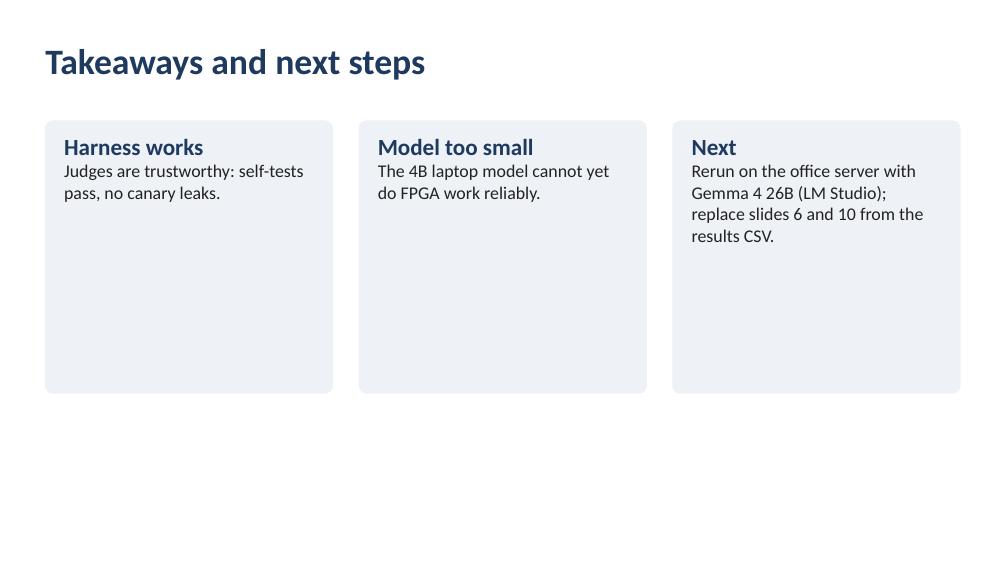
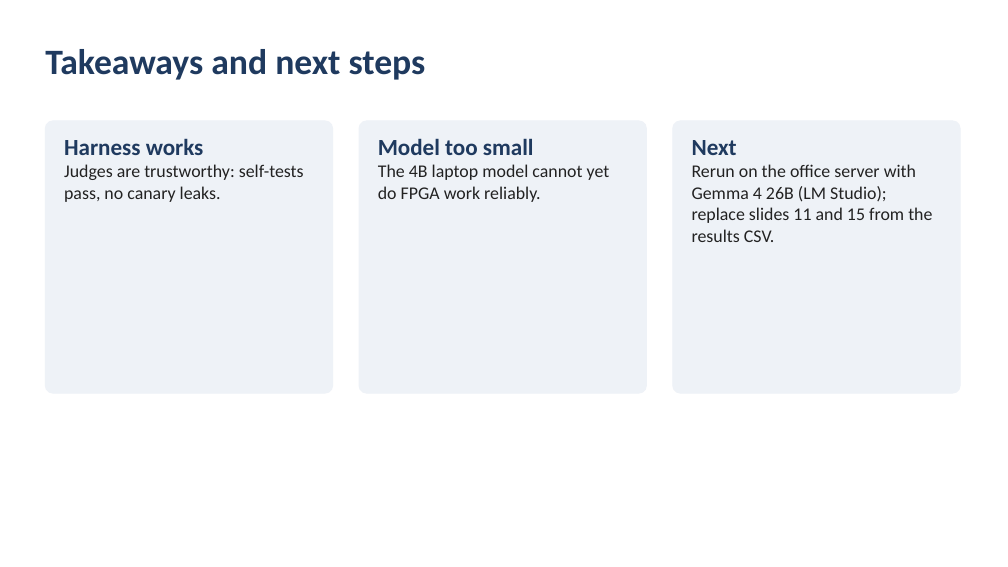
Before and after one commit to SiddharthaKR/testlocal, a slide deck: slide 16 of docs/AI_FPGA_demo_summary.pptx (slide 11 before the commit). Drawn at 1008x567 pixels with LibreOffice and Linux fonts; fonts in the diff are those of the drawing. Boxes give left, top, right and bottom in pixels: in the first picture for what was removed or moved away, otherwise in the second. Text is boxed around its words. In the diff, an @@ line names an element or a change of style, - is before the commit and + after.

```diff
--- a/docs/AI_FPGA_demo_summary.pptx
+++ b/docs/AI_FPGA_demo_summary.pptx
@@ text at <box>692,164,932,242</box>: text changed @@
-Rerun on the office server with Gemma 4 26B (LM Studio); replace slides 6 and 10 from the results CSV.
+Rerun on the office server with Gemma 4 26B (LM Studio); replace slides 11 and 15 from the results CSV.
```
Also in this commit, not shown: 2 other slides changed, 5 slides added.
